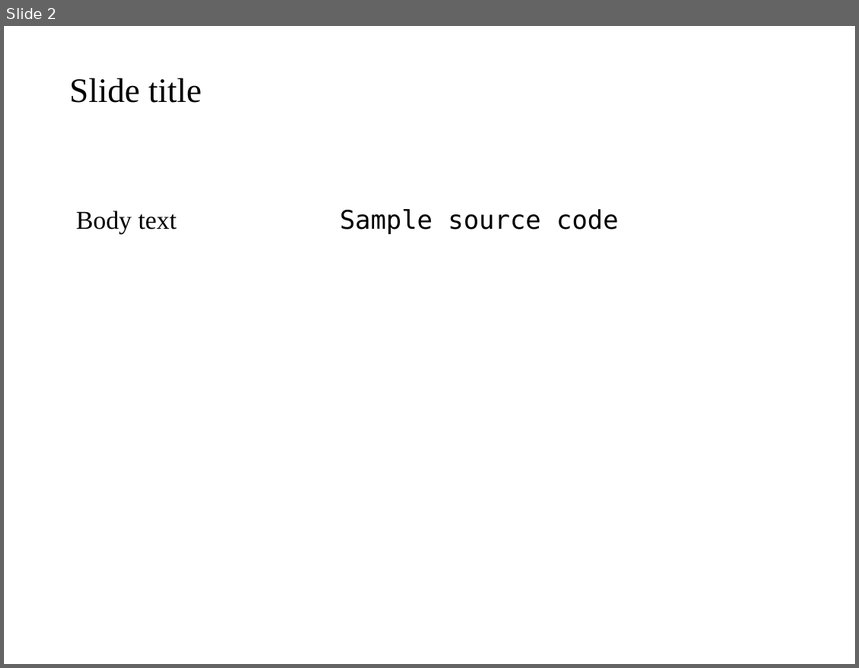
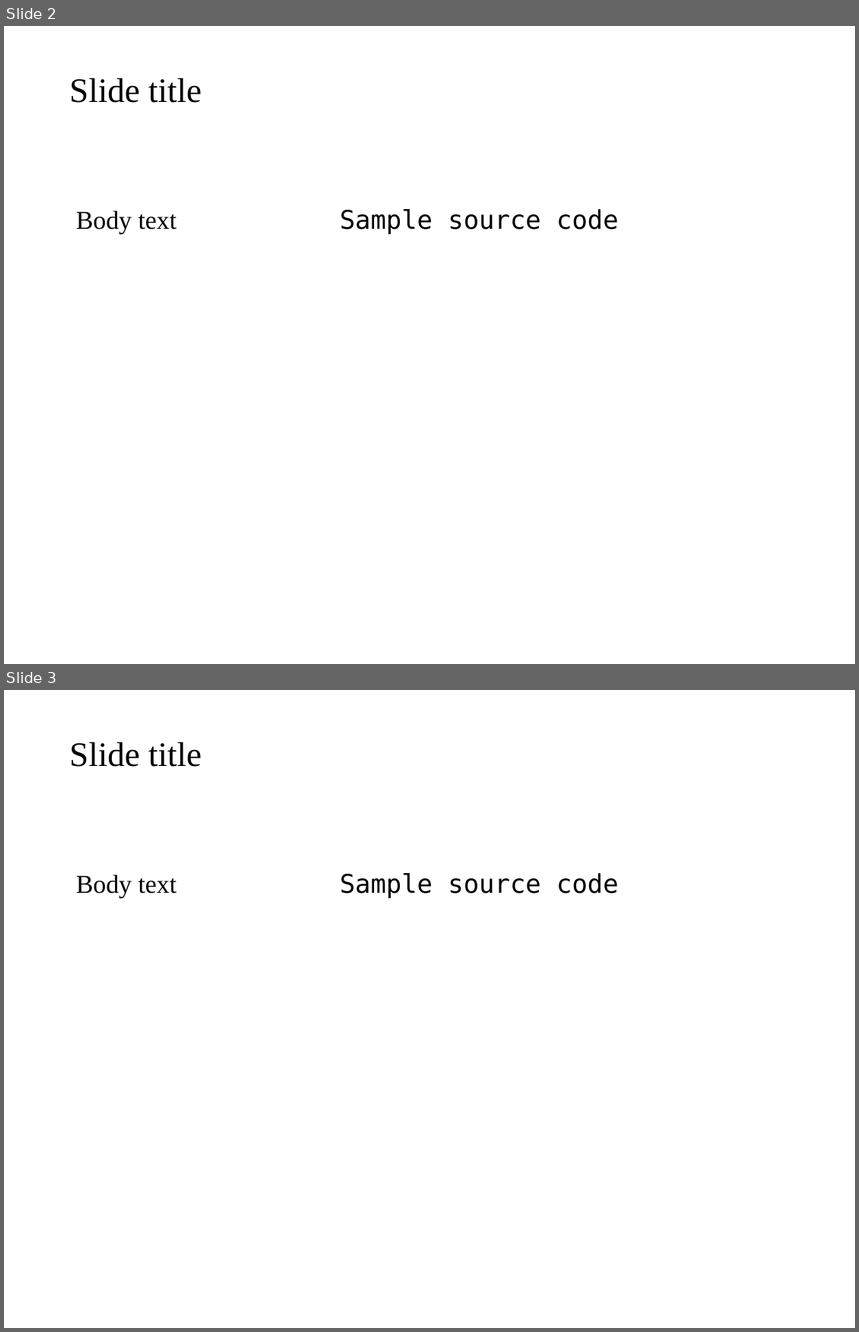
Before and after one commit to cschreiner/lli_undef_fix_admin, a slide deck: doc/poster/2015feb_grad_visit.draft.odp. Shown one above the other, each under a label of ours: slide 2 before the commit, slides 2 and 3 after it. The pictures are 859x668 and 859x1332 pixels, drawn with LibreOffice and Linux fonts; fonts in the diff are those of the drawing. Boxes give left, top, right and bottom in pixels: in the first picture for what was removed or moved away, otherwise in the second. Text is boxed around its words. In the diff, an @@ line names an element or a change of style, - is before the commit and + after.

Commit message:
recording work to date

```diff
--- a/doc/poster/2015feb_grad_visit.draft.odp
+++ b/doc/poster/2015feb_grad_visit.draft.odp
@@ slide 3 added at [4,690,855,1328], background #FFFFFF @@
@@ text added at [69,742,202,767], 32 pt, text #000000 @@
+Slide title
@@ text added at [76,875,177,898], 24 pt, text #000000 @@
+Body text
@@ text added at [340,873,619,898], 24 pt, text #000000 @@
+Sample source code
```
